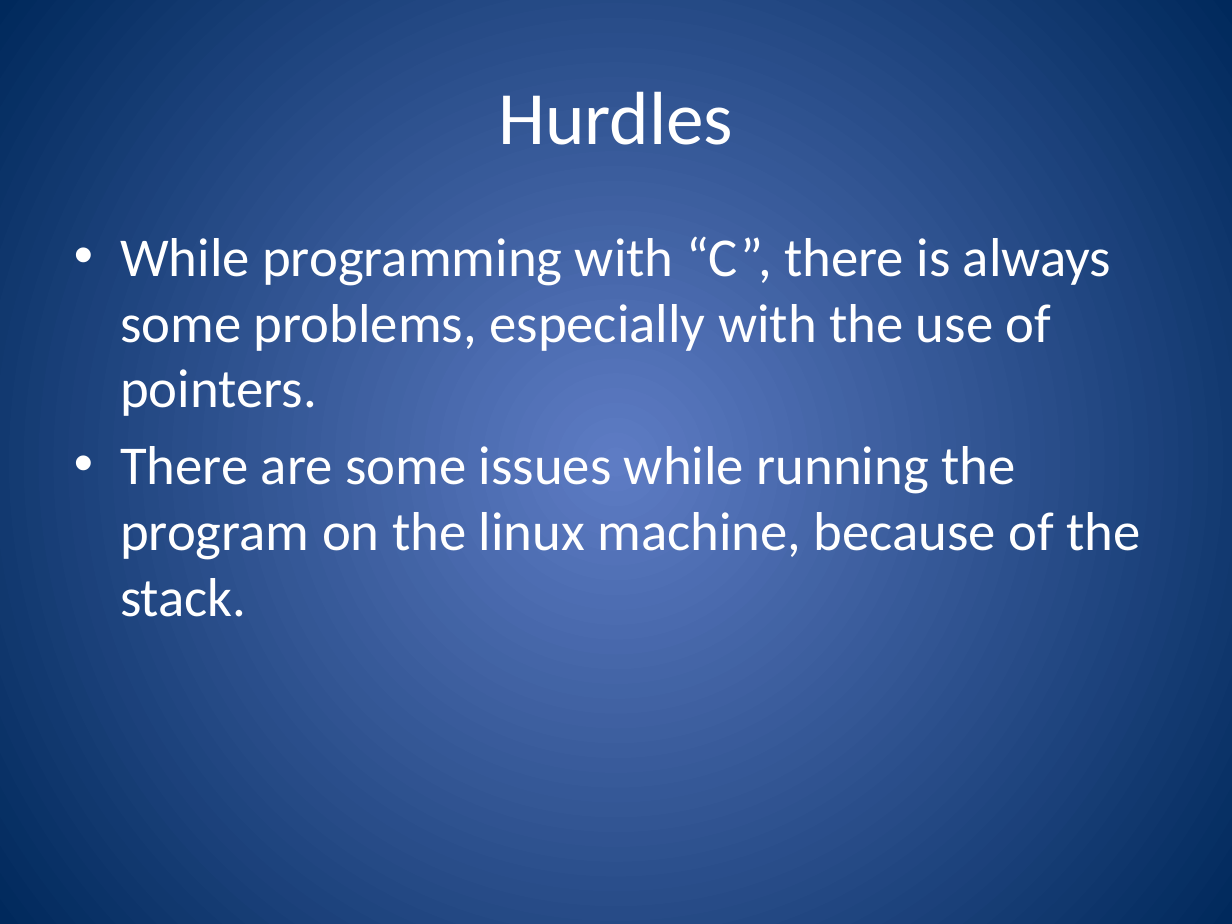
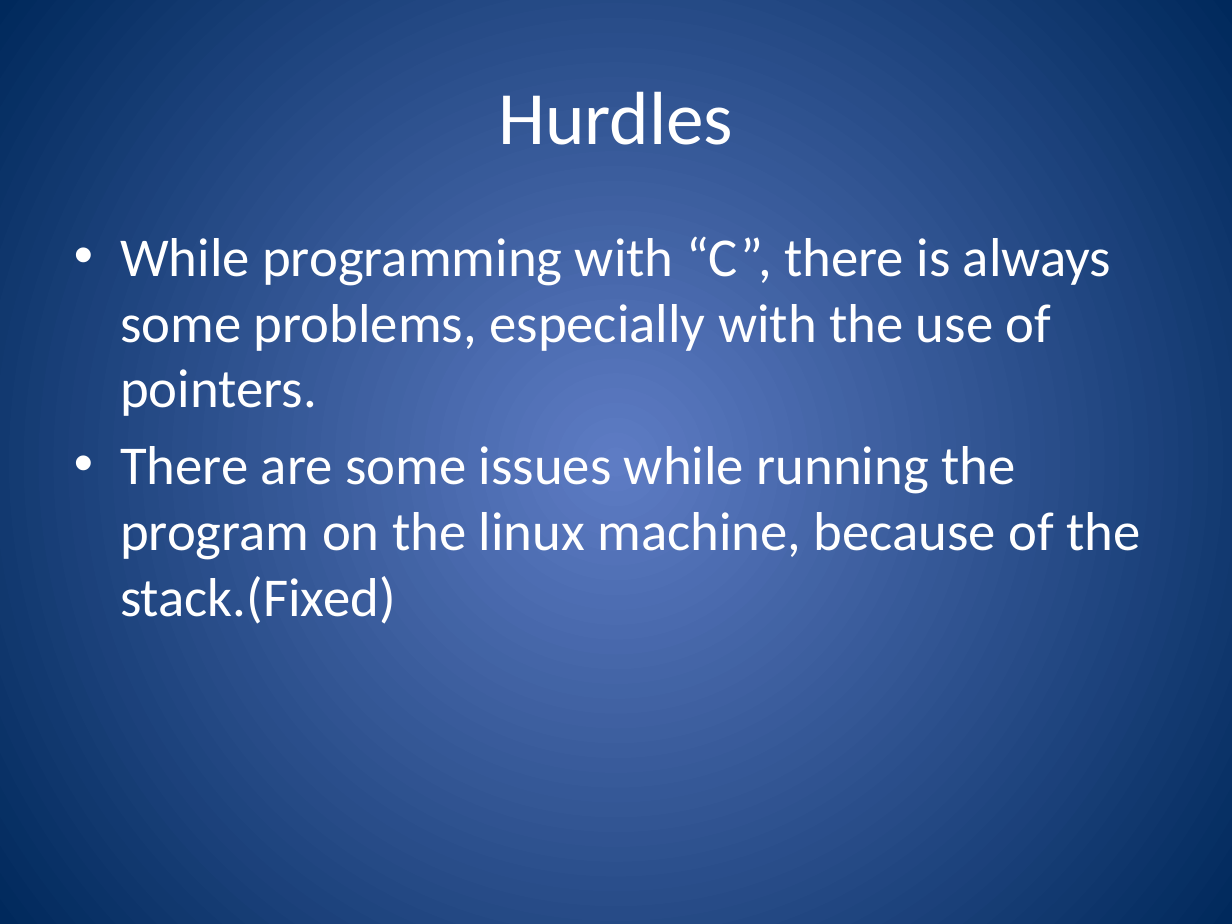
Before and after one commit to waseemilahi/clever-state-invite, a slide deck: slide 5 of Demo Presentation.pptx. Drawn at 1232x924 pixels with LibreOffice and Linux fonts; fonts in the diff are those of the drawing. Boxes give left, top, right and bottom in pixels: in the first picture for what was removed or moved away, otherwise in the second. Text is boxed around its words. In the diff, an @@ line names an element or a change of style, - is before the commit and + after.

```diff
--- a/Demo Presentation.pptx
+++ b/Demo Presentation.pptx
@@ text at (x1=120, y1=446, x2=1140, y2=624): text changed @@
-• There are some issues while running the program on the linux machine, because of the stack.
+• There are some issues while running the program on the linux machine, because of the stack.(Fixed)
```
